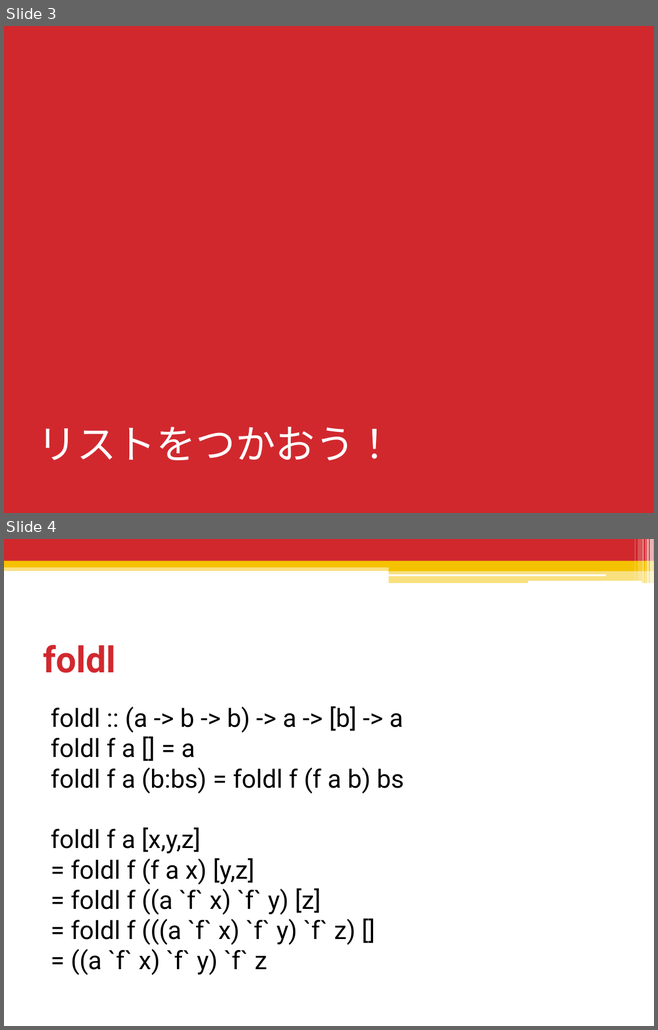
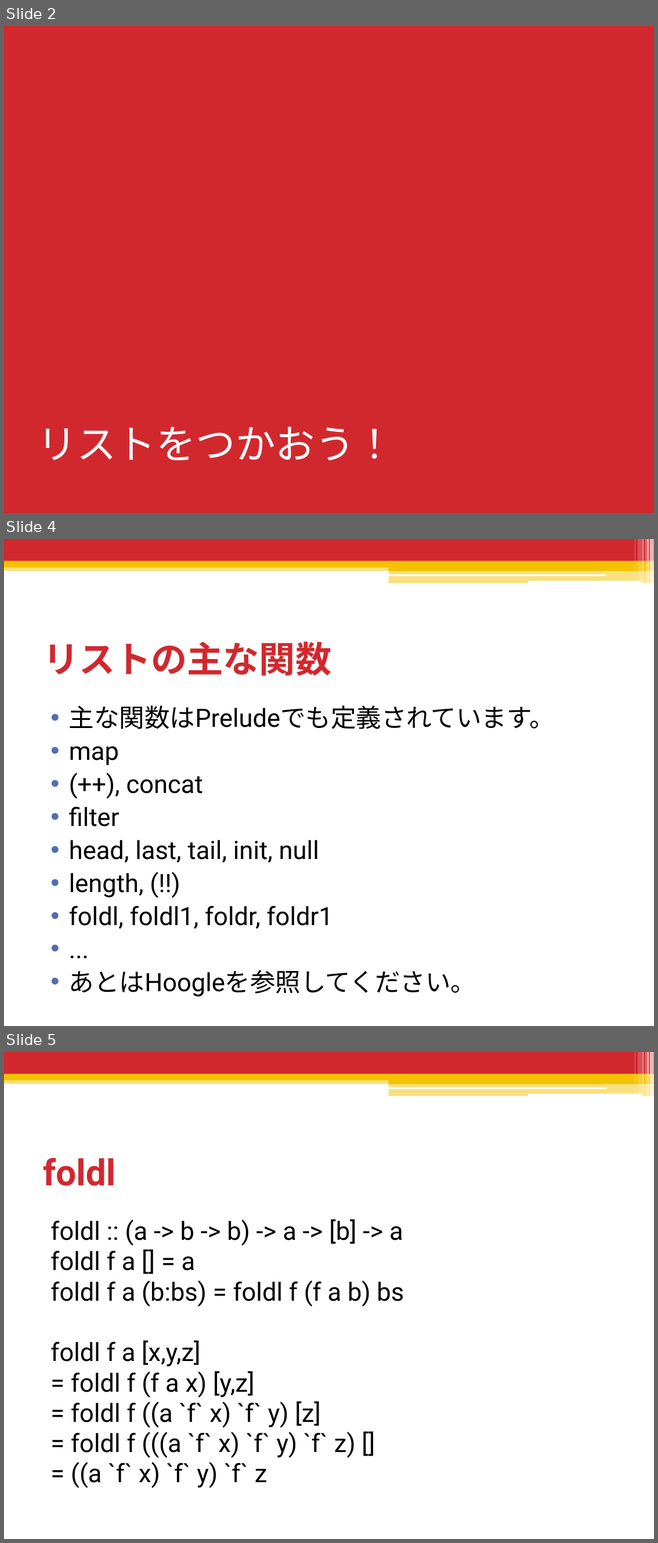
Before and after one commit to shiatsumat/HaskellLecture, a slide deck: 3_recursion_data/slides/3_recursion_data.pptx. Shown one above the other, each under a label of ours: slides 3 and 4 before the commit, slides 2, 4 and 5 after it; the slides between them are not shown. The pictures are 658x1030 and 658x1543 pixels, drawn with LibreOffice and Linux fonts; fonts in the diff are those of the drawing. Boxes give left, top, right and bottom in pixels: in the first picture for what was removed or moved away, otherwise in the second. Text is boxed around its words. In the diff, an @@ line names an element or a change of style, - is before the commit and + after.

```diff
--- a/3_recursion_data/slides/3_recursion_data.pptx
+++ b/3_recursion_data/slides/3_recursion_data.pptx
@@ slide 4 added at [4,539,654,1026], background #FFFFFF; not listed: 13 template elements that a slide beside it also shows @@
@@ title added at [43,642,331,676], 40 pt, text #D1282E, bold @@
+リストの主な関数
@@ text added at [69,705,554,997], 28 pt, text #000000 @@
+• 主な関数はPreludeでも定義されています。
+• map
+• (++), concat
+• filter
+• head, last, tail, init, null
+• length, (!!)
+• foldl, foldl1, foldr, foldr1
+• ...
+• あとはHoogleを参照してください。
@@ what was slide 3 is now slide 2 @@
@@ what was slide 4 is now slide 5 @@
```
Also in this commit, not shown: 16 other slides added, 3 slides removed, 26 other files.
